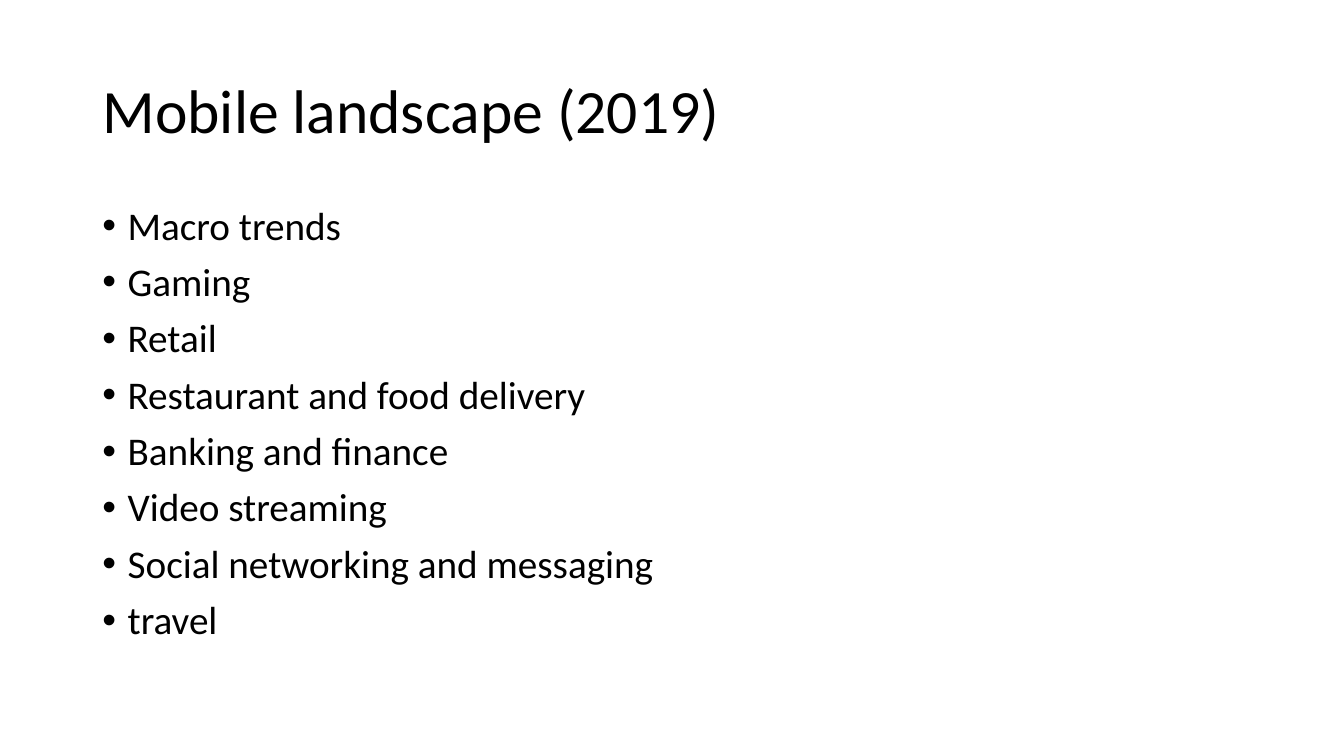
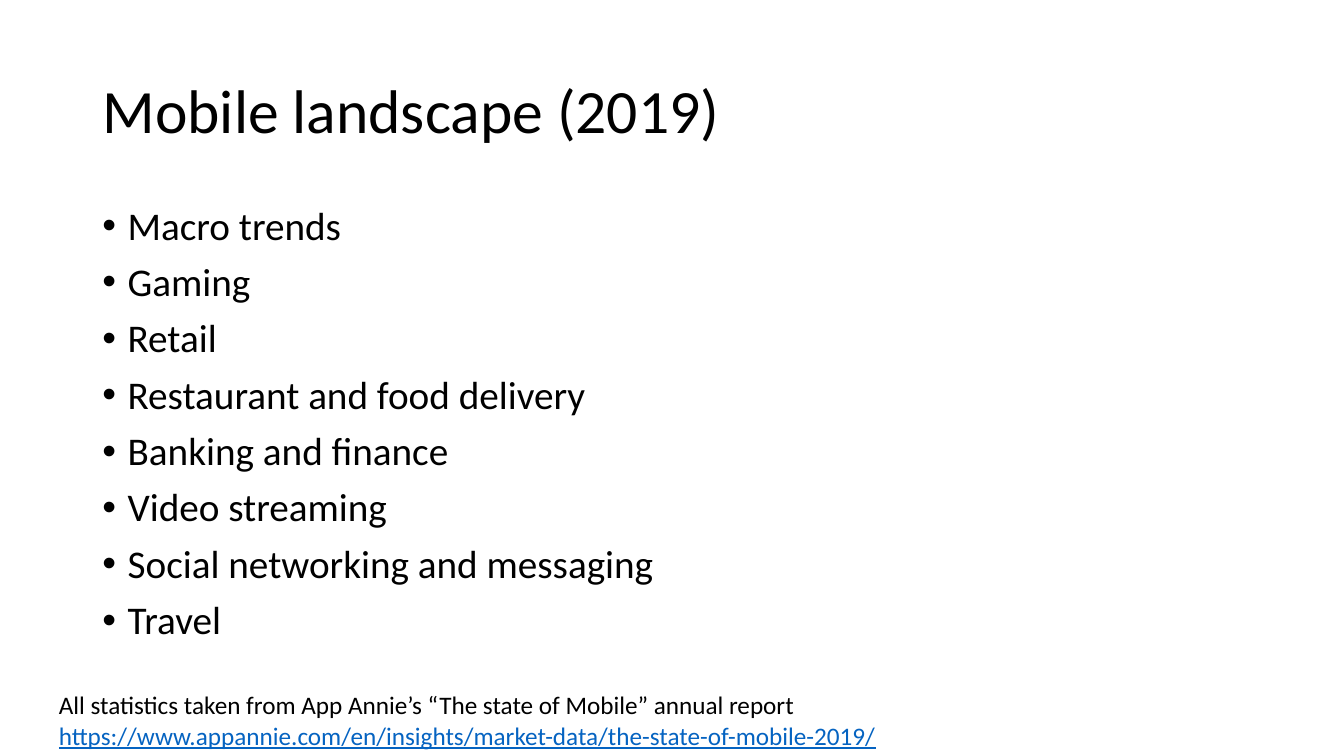
Before and after one commit to russellu/cs230, a slide deck: slide 5 of Lecture_First.pptx (slide 3 before the commit). Drawn at 1344x756 pixels with LibreOffice and Linux fonts; fonts in the diff are those of the drawing. Boxes give left, top, right and bottom in pixels: in the first picture for what was removed or moved away, otherwise in the second. Text is boxed around its words. In the diff, an @@ line names an element or a change of style, - is before the commit and + after.

```diff
--- a/Lecture_First.pptx
+++ b/Lecture_First.pptx
@@ text at (x1=128, y1=606, x2=221, y2=635): text changed @@
-• travel
+• Travel
@@ text added at (x1=59, y1=696, x2=875, y2=750), 18 pt, text #0563C1, underline @@
+All statistics taken from App Annie’s “The state of Mobile” annual report https://www.appannie.com/en/insights/market-data/the-state-of-mobile-2019/
```
Also in this commit, not shown: 5 other slides changed, 3 slides added, 6 slides removed, 1 other file.
